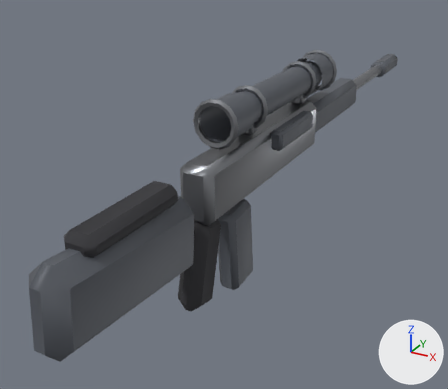
An edit to the glTF model public/assets/models/dmr.glb, drawn before and after from the same camera.
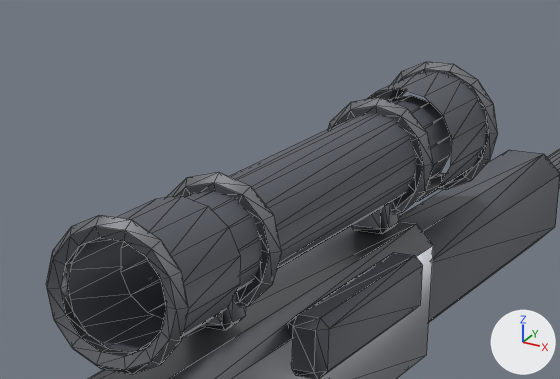
Each version is shown whole from a camera (50 mm lens) standing at (0.33, -0.641, 0.312) and looking at (-0.078, 0.101, -0.059), then close up on the part from 40% to 80% of the width and 8% to 39% of the height. The lights are fixed; the arrows at lower right show +X, +Y and +Z. The first two pictures are the older version. The close-ups show mesh edges as thin lines. Where no turn or scale is listed for an object, it has been applied to the vertices.

The older version as bpy lines, for what is in view:
```python
me_cube_001 = bpy.data.meshes.new('Cube.001')
me_cube_001.from_pydata(...)  # 24 vertices, 44 faces; spans x -0.009..0.009, y -0.055..0.055, z -0.013..0.013
me_cube_001.materials.append(mat_td_steel_painted)  # dark grey #595d65
me_cylinder = bpy.data.meshes.new('Cylinder')
me_cylinder.from_pydata(...)  # 556 vertices, 976 faces; spans x -0.031..0.031, y -0.772..0.285, z -0.149..0.095
# faces by material slot: [672, 216, 88]
me_cylinder.materials.append(mat_td_gunmetal)  # grey #8b8e93
me_cylinder.materials.append(mat_td_steel_painted)  # dark grey #595d65
me_cylinder.materials.append(mat_td_rubber)  # dark grey #353538
ob_body = bpy.data.objects.new('body', me_cylinder)
ob_body.location = (0.0, 0.42, 0.04)
ob_bolt = bpy.data.objects.new('bolt', me_cube_001)
ob_bolt.location = (0.027, 0.1, 0.058)
```
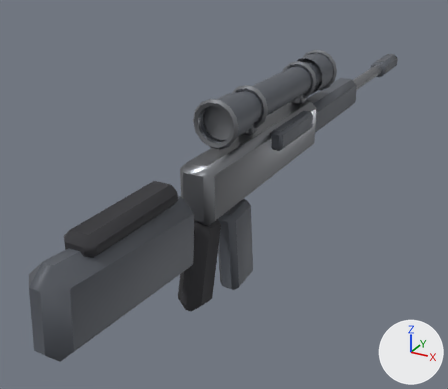
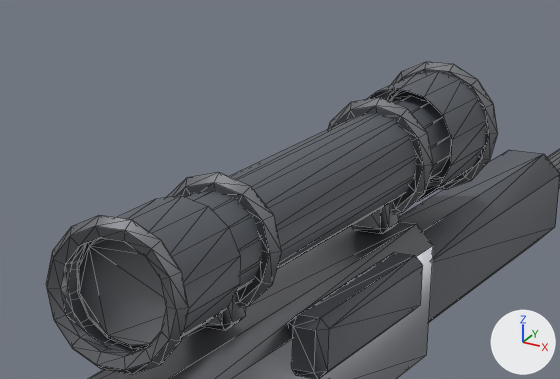
What differs and where, as boxes [x1, y1, x2, y2] in the close-ups (560 x 379 px):
'lens_ocular', added
    after: [78, 238, 166, 349]
'lens_objective', added (mostly hidden)
    after: [387, 88, 452, 183]

Patch to the scene script:
```diff
--- a/public/assets/models/dmr.glb.py
+++ b/public/assets/models/dmr.glb.py
@@ me_cylinder_006 @@
+me_cylinder_006.from_pydata(...)  # 42 vertices, 80 faces; spans x -0.0249..0.0249, y -0.002..0.002, z -0.0255..0.0255
+me_cylinder_006.materials.append(mat_td_gunmetal)  # grey #8b8e93
@@ me_cylinder_005 @@
+me_cylinder_005.from_pydata(...)  # 42 vertices, 80 faces; spans x -0.0229..0.0229, y -0.002..0.002, z -0.0235..0.0235
+me_cylinder_005.materials.append(mat_td_gunmetal)  # grey #8b8e93
@@ ob_lens_objective @@
+ob_lens_objective = bpy.data.objects.new('lens_objective', me_cylinder_006)
+ob_lens_objective.location = (0.0, 0.243, 0.105)
@@ ob_lens_ocular @@
+ob_lens_ocular = bpy.data.objects.new('lens_ocular', me_cylinder_005)
+ob_lens_ocular.location = (0.0, -0.048, 0.105)
```
